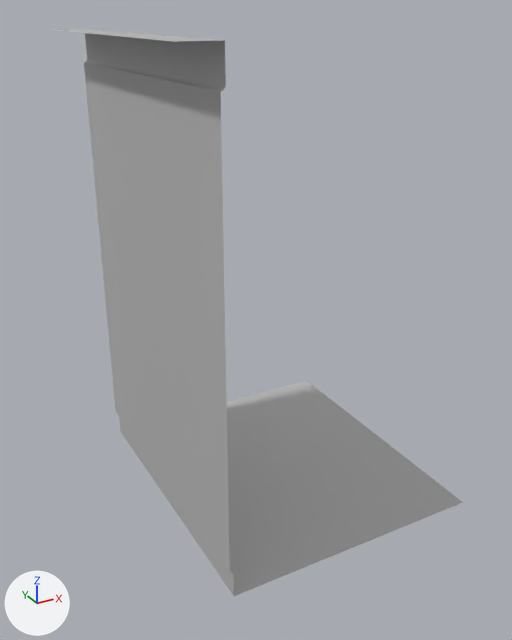
One commit to the FBX model Assets/Models/Residential Building Models/resWallStraightSml.fbx: the scene before it, then after it.
Before and after are seen from a 50 mm camera at (-2.17, -3.81, 3.12) aimed at (-0.11, -0.06, 1.25). Arrows for +X, +Y and +Z are at lower left; the lights stay in place. Where no turn or scale is listed for an object, it has been applied to the vertices.

Script lines for the objects in view, before the commit:
```python
me_mesh = bpy.data.meshes.new('Mesh')
me_mesh.from_pydata(...)  # 28 vertices, 13 faces; spans x -1.0..1.0, y -1.0..1.0, z 0.0..3.0
me_mesh.materials.append(mat_lambert1)  # grey #bcbcbc
# before: 4 (-1.0, -1.0, 3.0) at pixel (174, 41), 5 (-1.0, 1.0, 3.0)
ob_reswallstraightsml = bpy.data.objects.new('resWallStraightSml', me_mesh)
ob_reswallstraightsml.location = (0.0, 0.0, 0.0)
```
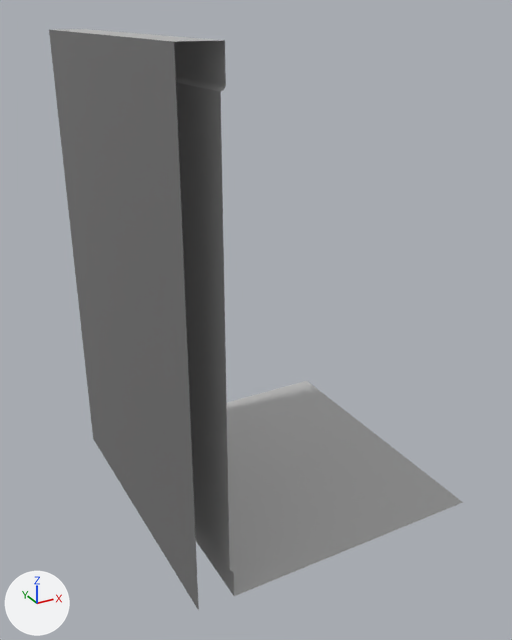
Location of each change, (x1, y1, x2, y2) in pixels of the pictures (512 x 640 px):
'resWallStraightSml', reshaped
    before: (54, 29, 463, 596)
    after: (49, 29, 463, 611)
part 1 of me_mesh, added
    after: (49, 30, 199, 611)

What changed in the scene script:
```text
Add mat_black:
    mat_black = principled_material('Black')
    mat_black.base_color = (0.184, 0.184, 0.184)  # grey #777777
Change me_mesh:
    where me_mesh.from_pydata(...)  # 28 vertices, 13 faces; spans x -1.0..1.0, y -1.0..1.0, z 0.0..3.0
    used by ob_reswallstraightsml; location = (0.0, 0.0, 0.0)
    verts and faces of me_mesh; kept vertices keep their numbers, new ones are numbered from 28
    me_mesh part 1
    add verts[28] = (-1.0, 1.0, 0.0)  # pixel (93, 438)
    add verts[29] = (-1.0, -1.0, 0.0)  # pixel (198, 610)
    add faces += [(4, 5, 28, 29)]  # mat_black (grey #777777)
    add me_mesh.materials.append(mat_black)  # grey #777777
```
